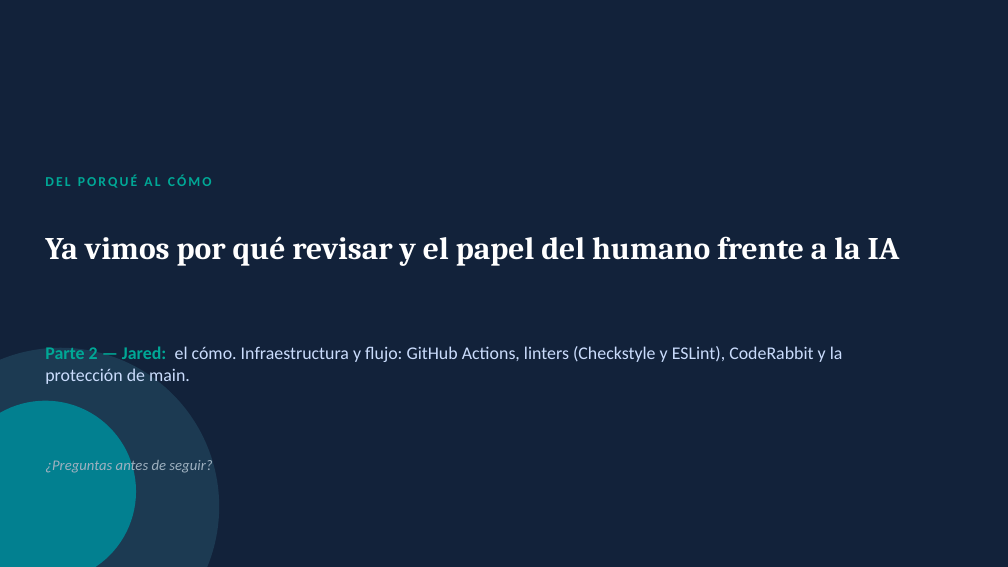
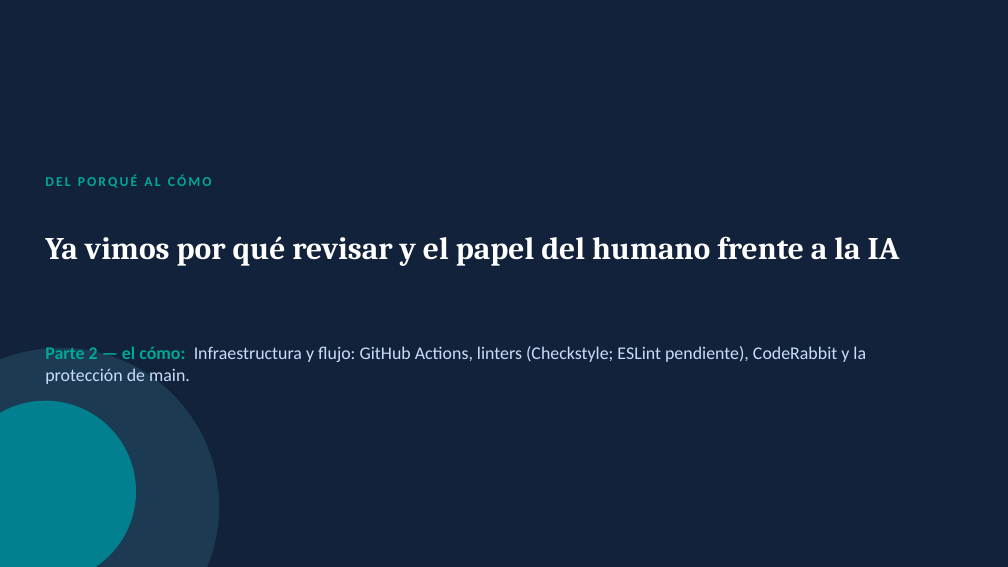
Before and after one commit to jaredCR10/code-reviews-y-pull-requests-con-ia-demo, a slide deck: slide 9 of investigacion/code-reviews-y-pull-requests-con-ia/presentacion/parte1-fundamentos.pptx. Drawn at 1008x567 pixels with LibreOffice and Linux fonts; fonts in the diff are those of the drawing. Boxes give left, top, right and bottom in pixels: in the first picture for what was removed or moved away, otherwise in the second. Text is boxed around its words. In the diff, an @@ line names an element or a change of style, - is before the commit and + after.

Commit message:
docs(investigacion): atender la revision de Jared en las slides de la Parte 1
Corrige el contenido y el enfoque de la presentacion segun la revision:
- slide 9: deja solo Checkstyle (ESLint pendiente), quita el nombre del
  presentador de la Parte 2 y elimina la pregunta de cierre anticipada;
- slide 2: aclara que la division de partes es por quien la elaboro;
- slide 3: alinea las notas del orador con el subtitulo (24 terminos);
- slides 2 y 5: alinea el texto arriba para quitar el espacio vacio.

```diff
--- a/investigacion/code-reviews-y-pull-requests-con-ia/presentacion/parte1-fundamentos.pptx
+++ b/investigacion/code-reviews-y-pull-requests-con-ia/presentacion/parte1-fundamentos.pptx
@@ text at box(45, 346, 866, 384): text changed @@
-Parte 2 — Jared: el cómo. Infraestructura y flujo: GitHub Actions, linters (Checkstyle y ESLint), CodeRabbit y la protección de main.
+Parte 2 — el cómo: Infraestructura y flujo: GitHub Actions, linters (Checkstyle; ESLint pendiente), CodeRabbit y la protección de main.
@@ text removed at box(45, 458, 212, 475) @@
-¿Preguntas antes de seguir?
```
Also in this commit, not shown: 2 other slides changed.
